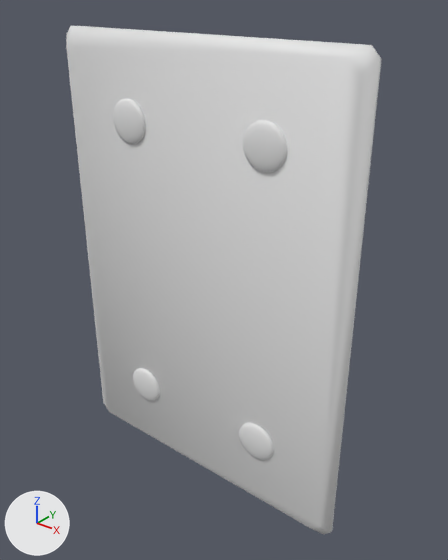
The FBX model ProjetFirstPerson/Assets/Art/3D/Fbx/Puzzle_02/SM_Stele_01.fbx, before and after one commit.
Camera for both pictures: a camera (50 mm lens) standing at (10.15, -3.26, 3.89) and looking at (7.48, 0.09, 1.82). Arrows for +X, +Y and +Z are at lower left; the lights stay in place. Where no turn or scale is listed for an object, it has been applied to the vertices.

The first picture shows 'Rond_03_l', 'Rond_04_l', 'Rond_05_l', 'Rond_06_l', 'Stele_01_l'.
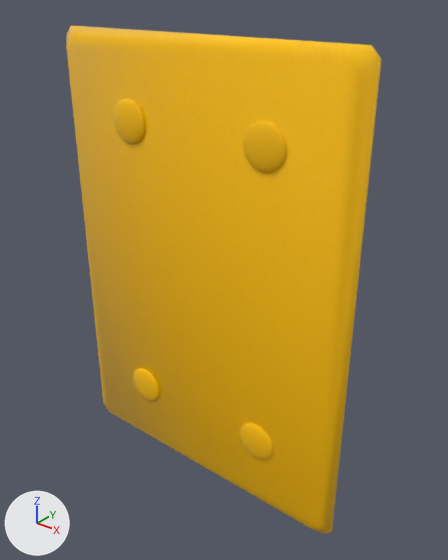
The newer file is also turned or shifted as a whole; pictures and numbers use the older file's frame.

Pixel boxes (x1, y1, x2, y2) of what changed, in the pictures (448 x 560 px):
'Stele_01_l', recoloured (grey to yellow)
    both: (66, 25, 382, 535)
'Rond_06_l', recoloured (grey to yellow)
    both: (243, 120, 287, 173)
'Rond_04_l', recoloured (grey to yellow)
    both: (113, 99, 146, 144)
'Rond_05_l', recoloured (grey to yellow)
    both: (239, 423, 274, 460)
'Rond_03_l', recoloured (grey to yellow)
    both: (133, 368, 160, 402)

The change in detail:
Material 'Material #23' (mat_material__23) is new.
Its base color is (1.0, 0.541, 0.0) (yellow #ffc200).
Its roughness is 0.0.
me_mesh has 146 vertices, 162 faces and spans x -0.162..0.162, y -0.037..0.037, z -0.165..0.165.
me_mesh now uses material mat_material__23 (yellow #ffc200).
me_mesh_002 has 146 vertices, 162 faces and spans x -0.162..0.162, y -0.037..0.037, z -0.165..0.165.
me_mesh_002 now uses material mat_material__23 (yellow #ffc200).
me_mesh_003 has 146 vertices, 162 faces and spans x -0.162..0.162, y -0.037..0.037, z -0.165..0.165.
me_mesh_003 now uses material mat_material__23 (yellow #ffc200).
me_mesh_001 has 146 vertices, 162 faces and spans x -0.162..0.162, y -0.037..0.037, z -0.165..0.165.
me_mesh_001 now uses material mat_material__23 (yellow #ffc200).
me_mesh_004 has 24 vertices, 44 faces and spans x -1.3..1.3, y -0.09..0.0, z -1.8..1.8.
me_mesh_004 now uses material mat_material__23 (yellow #ffc200).
